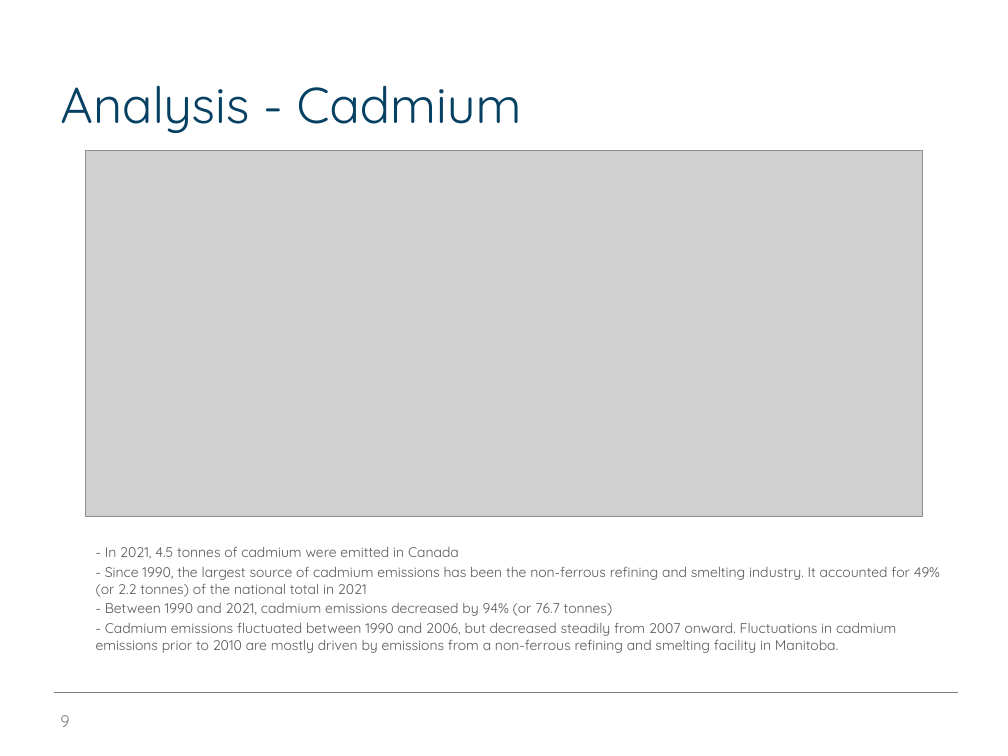
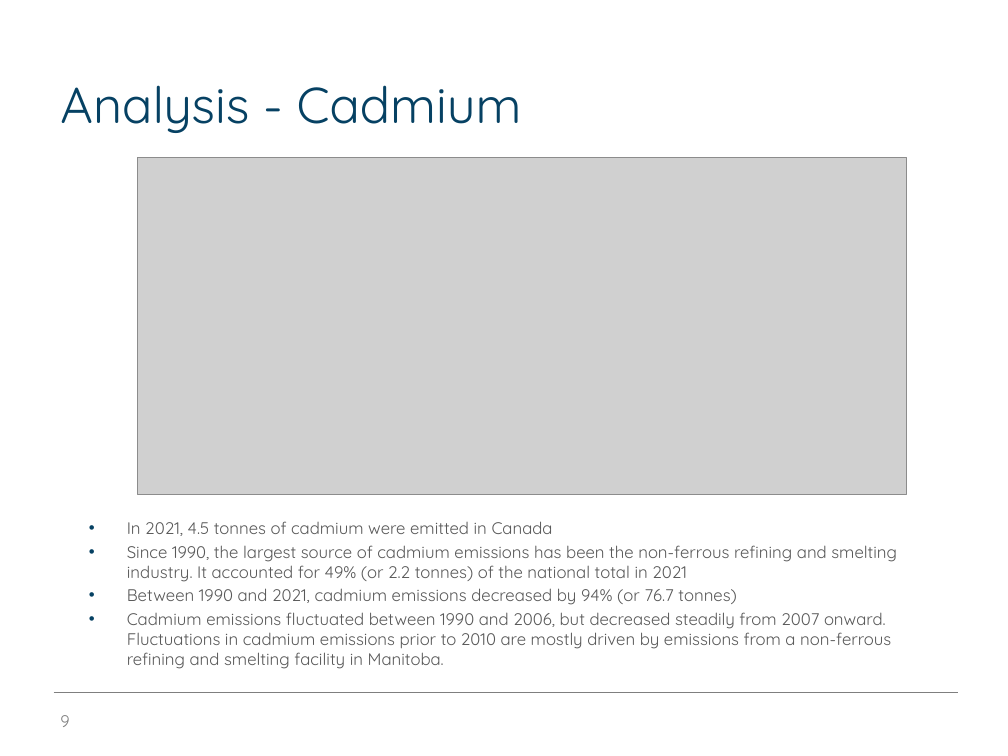
Before and after one commit to edimaudo/hackathon_coding_challenges, a slide deck: slide 9 of open_data_platform_hackathon/osdp_deck.pptx. Drawn at 1008x756 pixels with LibreOffice and Linux fonts; fonts in the diff are those of the drawing; grey boxes stand for pictures; background and template pictures are left out. Boxes give left, top, right and bottom in pixels: in the first picture for what was removed or moved away, otherwise in the second. Text is boxed around its words. In the diff, an @@ line names an element or a change of style, - is before the commit and + after.

```diff
--- a/open_data_platform_hackathon/osdp_deck.pptx
+++ b/open_data_platform_hackathon/osdp_deck.pptx
@@ picture: place and size @@
-picture at (86,150,922,517)
+picture at (137,157,907,494)
@@ text at (127,521,897,669): text changed; size 10 to 12 pt @@
-- In 2021, 4.5 tonnes of cadmium were emitted in Canada
-- Since 1990, the largest source of cadmium emissions has been the non-ferrous refining and smelting industry. It accounted for 49% (or 2.2 tonnes) of the national total in 2021
-- Between 1990 and 2021, cadmium emissions decreased by 94% (or 76.7 tonnes)
-- Cadmium emissions fluctuated between 1990 and 2006, but decreased steadily from 2007 onward. Fluctuations in cadmium emissions prior to 2010 are mostly driven by emissions from a non-ferrous refining and smelting facility in Manitoba.
+• In 2021, 4.5 tonnes of cadmium were emitted in Canada
+• Since 1990, the largest source of cadmium emissions has been the non-ferrous refining and smelting industry. It accounted for 49% (or 2.2 tonnes) of the national total in 2021
+• Between 1990 and 2021, cadmium emissions decreased by 94% (or 76.7 tonnes)
+• Cadmium emissions fluctuated between 1990 and 2006, but decreased steadily from 2007 onward. Fluctuations in cadmium emissions prior to 2010 are mostly driven by emissions from a non-ferrous refining and smelting facility in Manitoba.
```
Also in this commit, not shown: 12 other slides changed.
